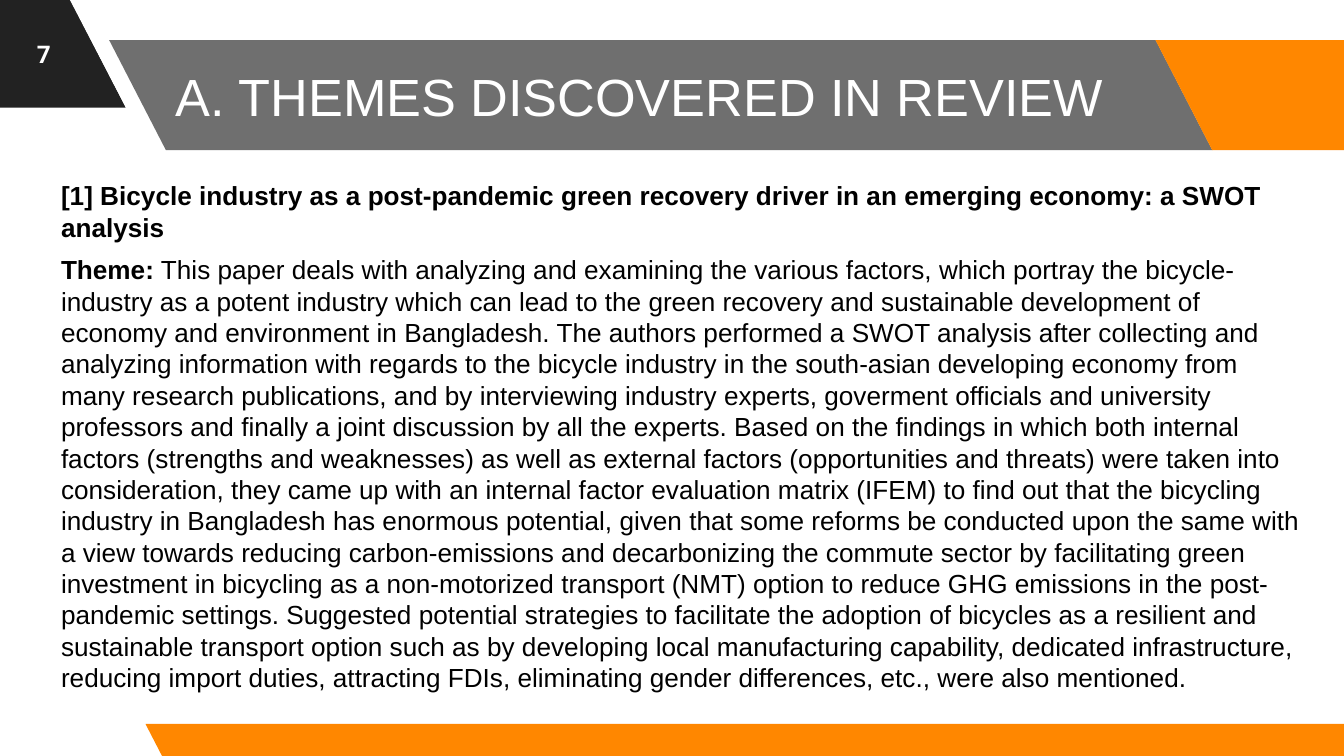
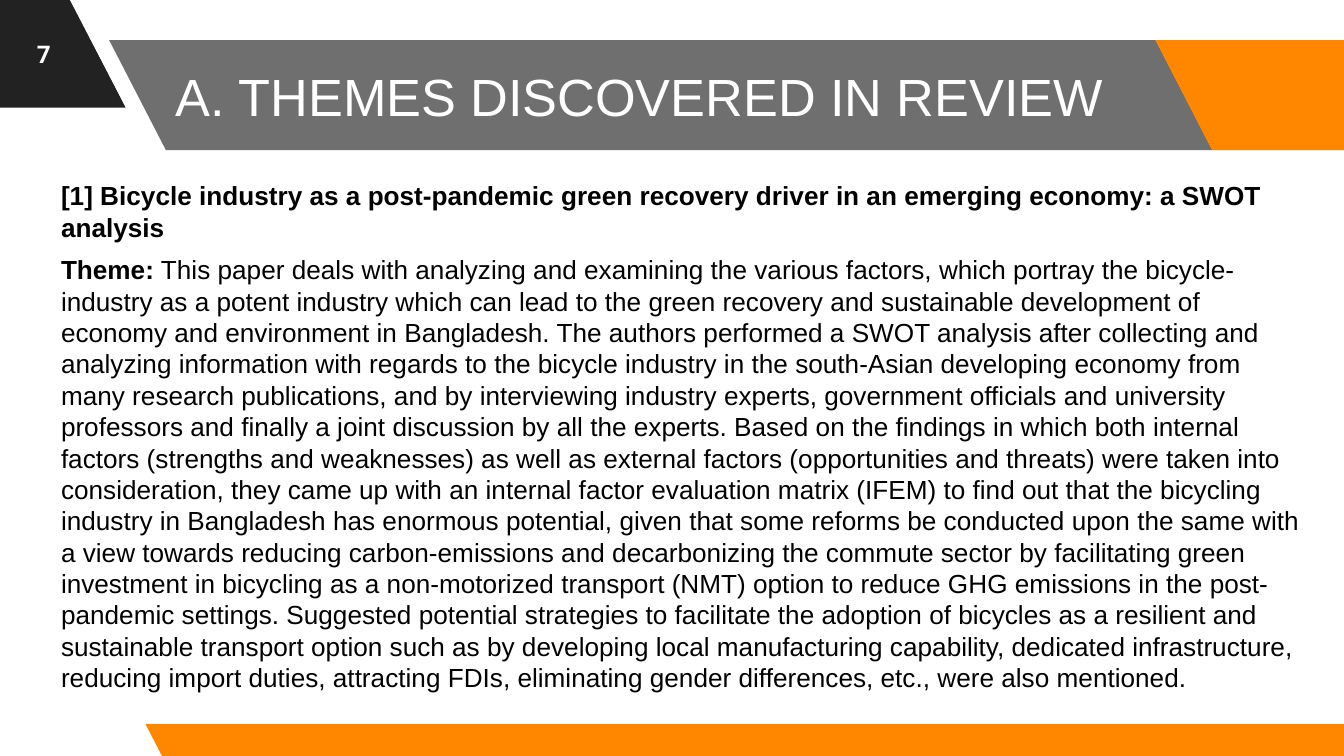
Before and after one commit to astrodestroyergithub/Divvy-Bike-Share, a slide deck: slide 7 of PPTS/19BCE1156_Tamojit_Roy_Capstone_Project_B.Tech_CSE_2019-23_Review-1.pptx. Drawn at 1344x756 pixels with LibreOffice and Linux fonts; fonts in the diff are those of the drawing; background and template pictures are left out. Boxes give left, top, right and bottom in pixels: in the first picture for what was removed or moved away, otherwise in the second. Text is boxed around its words. In the diff, an @@ line names an element or a change of style, - is before the commit and + after.

Commit message:
Spelling mistakes corrected in Review-1 PPT

```diff
--- a/PPTS/19BCE1156_Tamojit_Roy_Capstone_Project_B.Tech_CSE_2019-23_Review-1.pptx
+++ b/PPTS/19BCE1156_Tamojit_Roy_Capstone_Project_B.Tech_CSE_2019-23_Review-1.pptx
@@ text at <box>61,260,1299,693</box>: text changed @@
-Theme: This paper deals with analyzing and examining the various factors, which portray the bicycle-industry as a potent industry which can lead to the green recovery and sustainable development of economy and environment in Bangladesh. The authors performed a SWOT analysis after collecting and analyzing information with regards to the bicycle industry in the south-asian developing economy from many research publications, and by interviewing industry experts, goverment officials and university professors and finally a joint discussion by all the experts. Based on the findings in which both internal factors (strengths and weaknesses) as well as external factors (opportunities and threats) were taken into consideration, they came up with an internal factor evaluation matrix (IFEM) to find out that the bicycling industry in Bangladesh has enormous potential, given that some reforms be conducted upon the same with a view towards reducing carbon-emissions and decarbonizing the commute sector by facilitating green investment in bicycling as a non-motorized transport (NMT) option to reduce GHG emissions in the post-pandemic settings. Suggested potential strategies to facilitate the adoption of bicycles as a resilient and sustainable transport option such as by developing local manufacturing capability, dedicated infrastructure, reducing import duties, attracting FDIs, eliminating gender differences, etc., were also mentioned.
+Theme: This paper deals with analyzing and examining the various factors, which portray the bicycle-industry as a potent industry which can lead to the green recovery and sustainable development of economy and environment in Bangladesh. The authors performed a SWOT analysis after collecting and analyzing information with regards to the bicycle industry in the south-Asian developing economy from many research publications, and by interviewing industry experts, government officials and university professors and finally a joint discussion by all the experts. Based on the findings in which both internal factors (strengths and weaknesses) as well as external factors (opportunities and threats) were taken into consideration, they came up with an internal factor evaluation matrix (IFEM) to find out that the bicycling industry in Bangladesh has enormous potential, given that some reforms be conducted upon the same with a view towards reducing carbon-emissions and decarbonizing the commute sector by facilitating green investment in bicycling as a non-motorized transport (NMT) option to reduce GHG emissions in the post-pandemic settings. Suggested potential strategies to facilitate the adoption of bicycles as a resilient and sustainable transport option such as by developing local manufacturing capability, dedicated infrastructure, reducing import duties, attracting FDIs, eliminating gender differences, etc., were also mentioned.
```
Also in this commit, not shown: 9 other slides changed.
